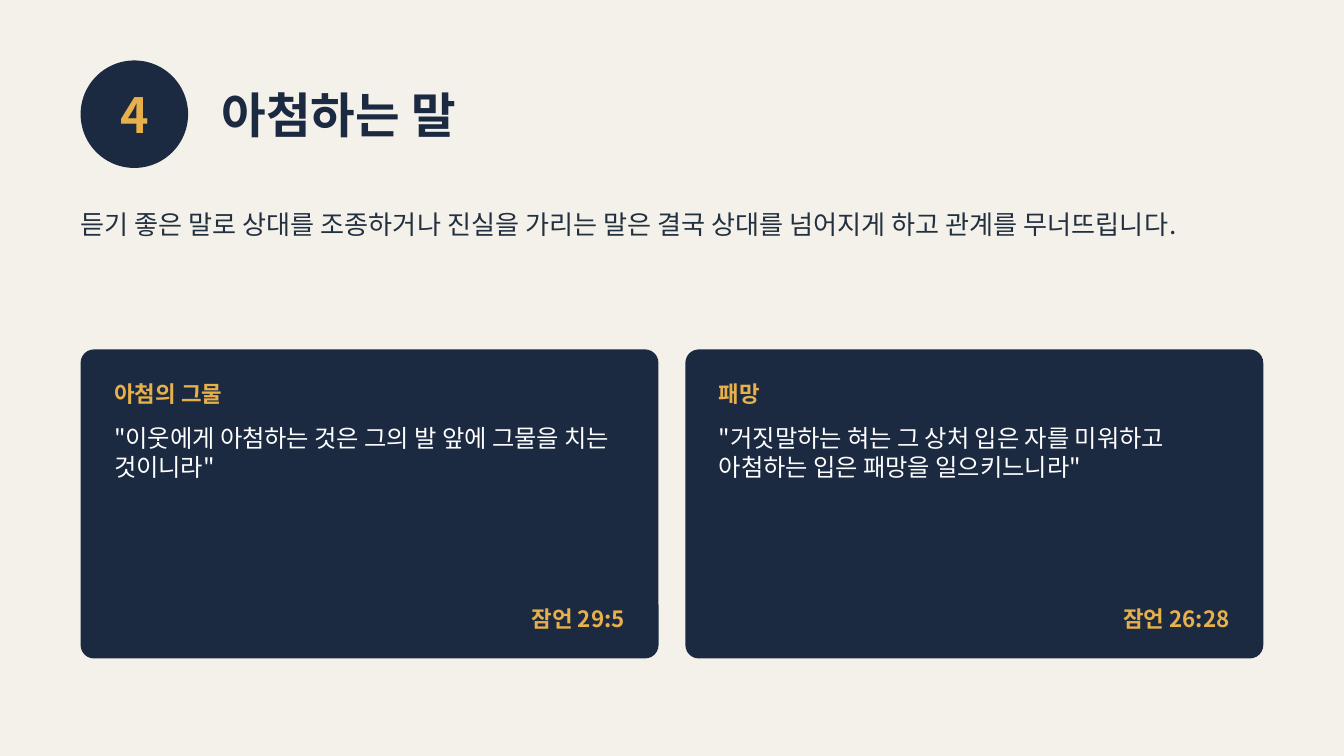
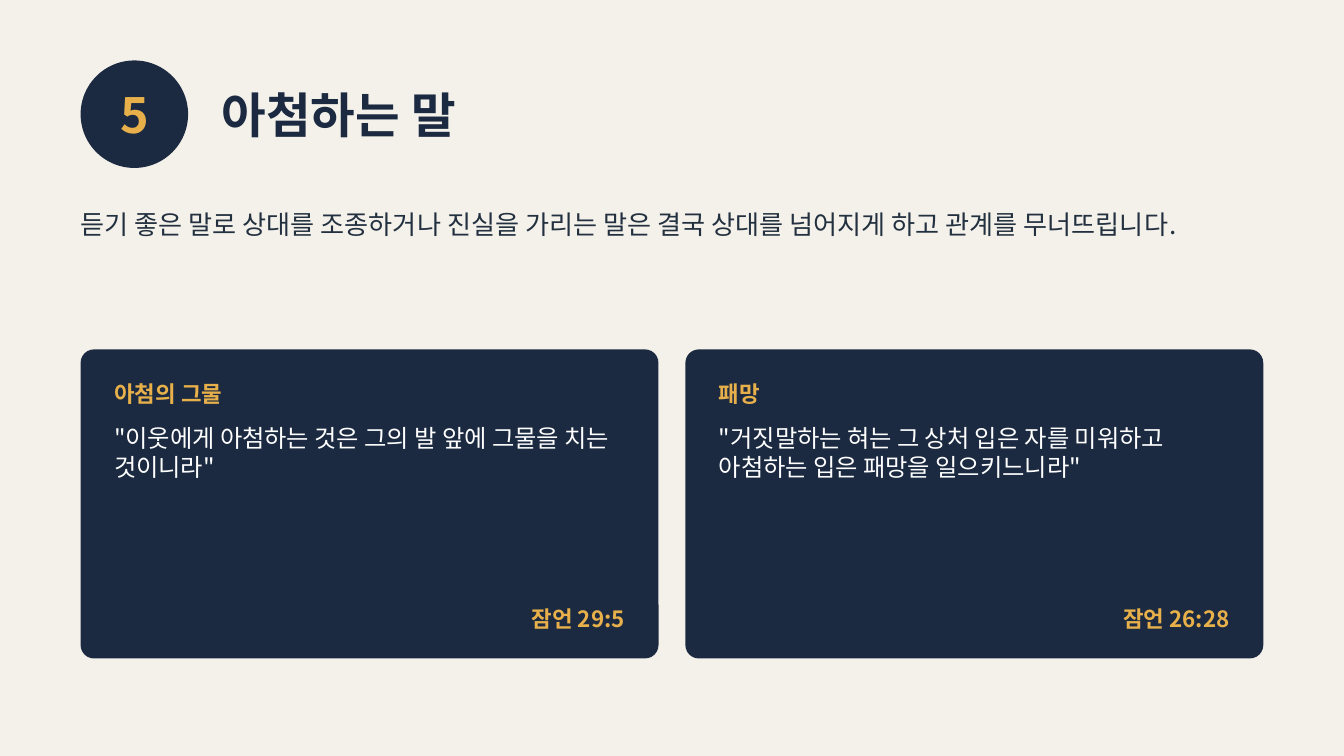
Before and after one commit to ChampionJohan/Johan, a slide deck: slide 7 of proverbs-speech.pptx (slide 6 before the commit). Drawn at 1344x756 pixels with LibreOffice and Linux fonts; fonts in the diff are those of the drawing. Boxes give left, top, right and bottom in pixels: in the first picture for what was removed or moved away, otherwise in the second. Text is boxed around its words. In the diff, an @@ line names an element or a change of style, - is before the commit and + after.

```diff
--- a/proverbs-speech.pptx
+++ b/proverbs-speech.pptx
@@ text at (120, 97, 149, 134): text changed @@
-4
+5
```
Also in this commit, not shown: 2 other slides changed, 3 other files.
